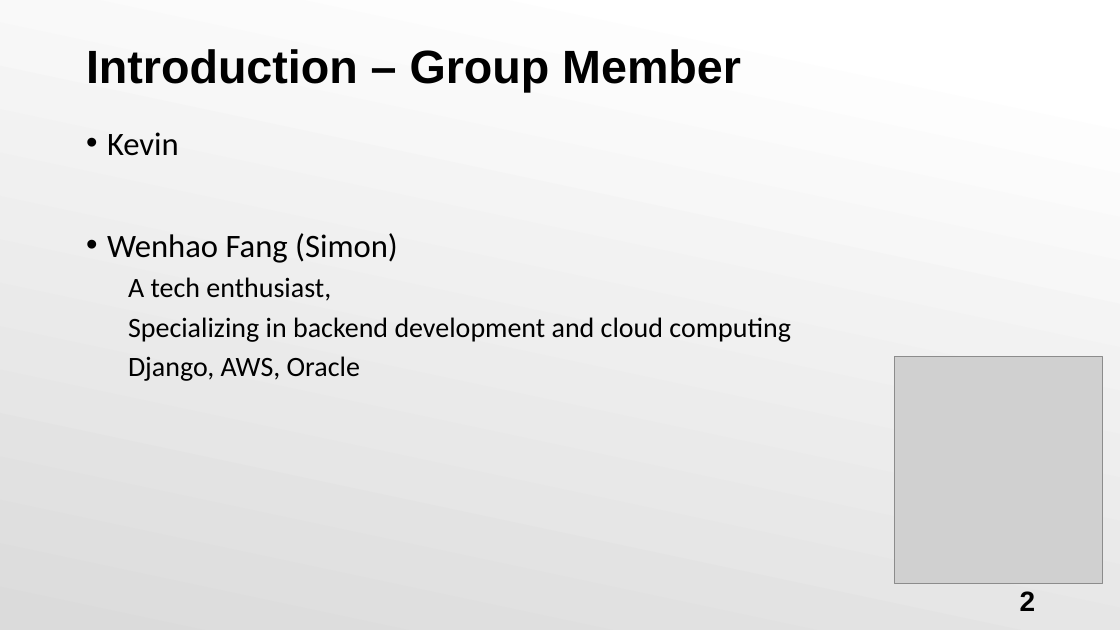
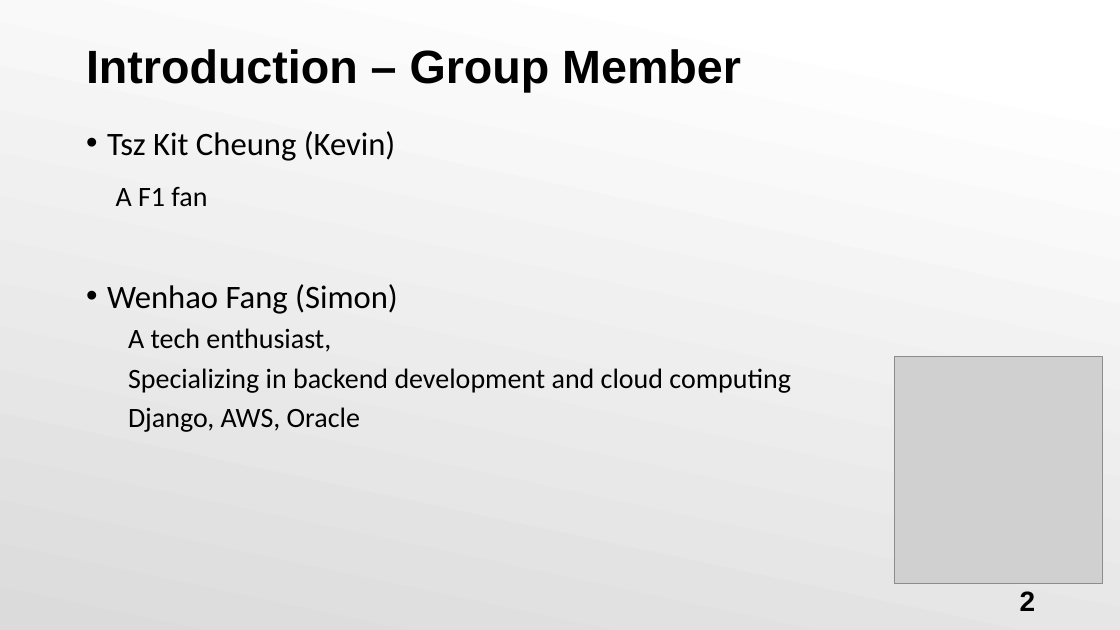
Before and after one commit to kitkit922/BigData_Project_GraphDB, a slide deck: slide 2 of BigData_project02_neo4j.pptx. Drawn at 1120x630 pixels with LibreOffice and Linux fonts; fonts in the diff are those of the drawing; grey boxes stand for pictures. Boxes give left, top, right and bottom in pixels: in the first picture for what was removed or moved away, otherwise in the second. Text is boxed around its words. In the diff, an @@ line names an element or a change of style, - is before the commit and + after.

```diff
--- a/BigData_project02_neo4j.pptx
+++ b/BigData_project02_neo4j.pptx
@@ text at [107,131,396,207]: text changed @@
-• Kevin
+• Tsz Kit Cheung (Kevin)
+A F1 fan
```
Also in this commit, not shown: 3 other slides changed, 1 slide added.
